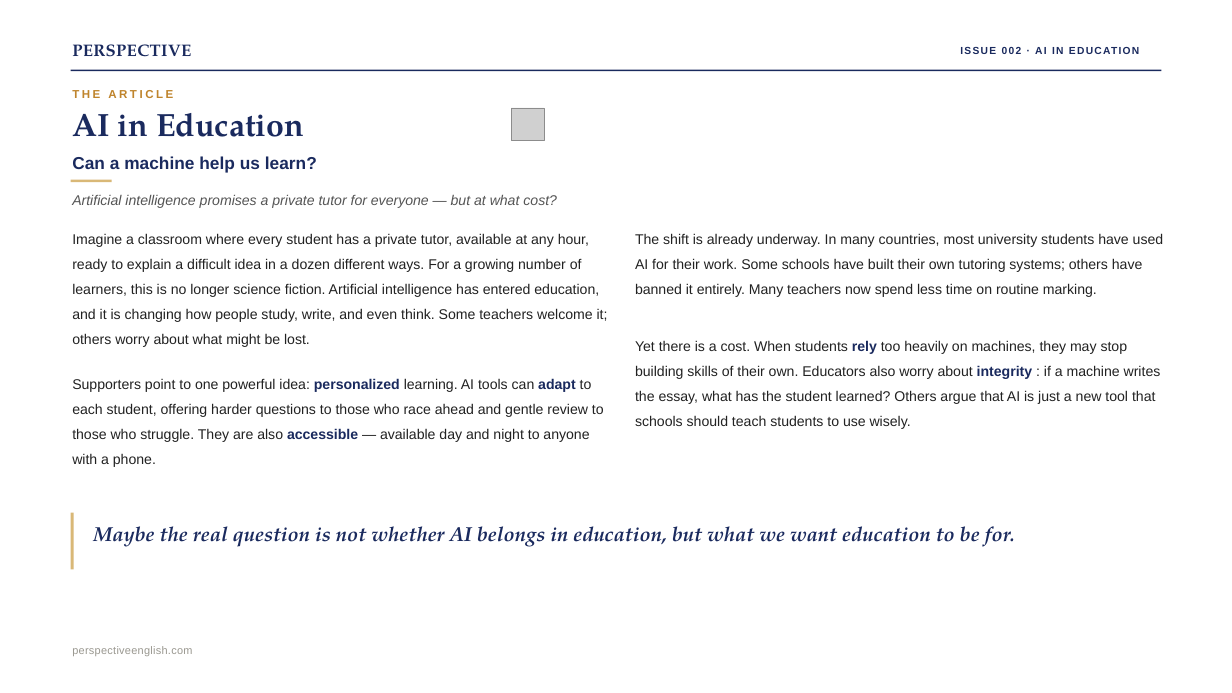
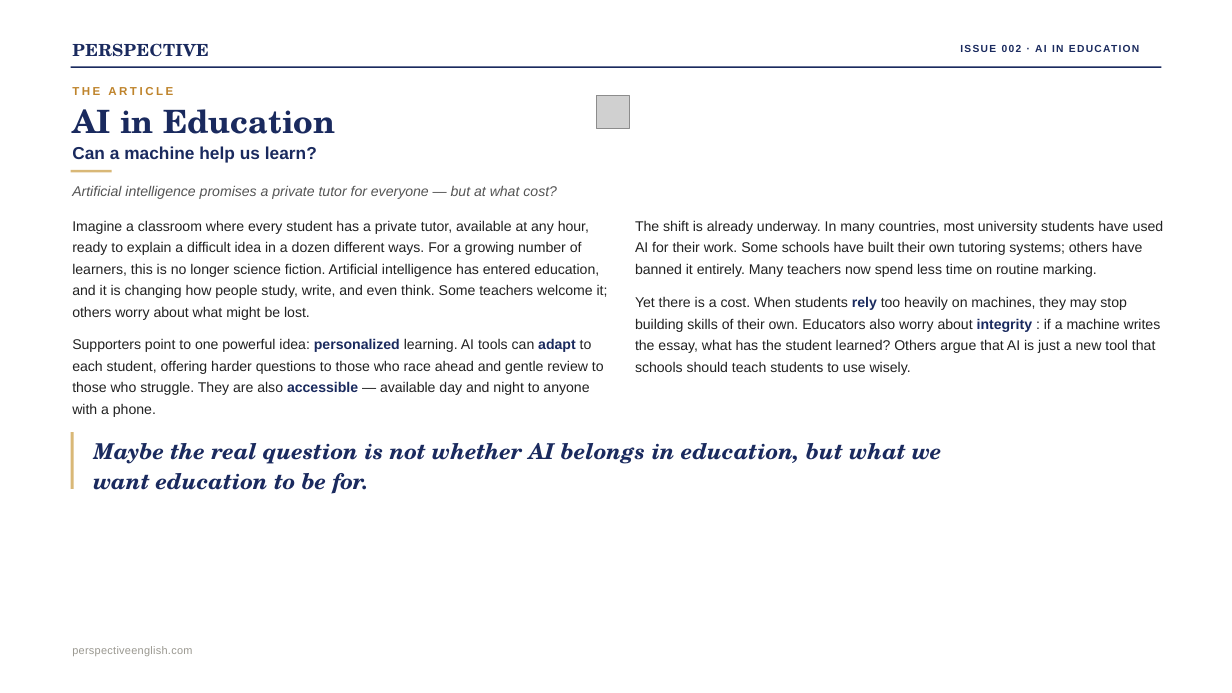
Before and after one commit to Swinka85/perspective-english, a slide deck: slide 7 of downloads/issue002-ppt.pptx. Drawn at 1232x693 pixels with LibreOffice and Linux fonts; fonts in the diff are those of the drawing; grey boxes stand for pictures. Boxes give left, top, right and bottom in pixels: in the first picture for what was removed or moved away, otherwise in the second. Text is boxed around its words. In the diff, an @@ line names an element or a change of style, - is before the commit and + after.

```diff
--- a/downloads/issue002-ppt.pptx
+++ b/downloads/issue002-ppt.pptx
@@ text "PERSPECTIVE" at bbox=[72, 43, 209, 57]: font TeX Gyre Pagella to TeX Gyre Schola @@
@@ text "AI in Education" at bbox=[72, 109, 335, 134]: font TeX Gyre Pagella to TeX Gyre Schola @@
@@ picture: place and size @@
-picture at bbox=[511, 108, 544, 140]
+picture at bbox=[596, 95, 629, 128]
@@ 4 texts, 1 rectangle: place and size @@
-4 texts, 1 rectangle at bbox=[71, 156, 1164, 347]
+4 texts, 1 rectangle at bbox=[71, 146, 1164, 320]
@@ line spacing 1.48 to 1.27 in 4 elements at bbox=[72, 220, 608, 320], bbox=[635, 220, 1164, 277], bbox=[72, 338, 604, 417], bbox=[635, 296, 1161, 375] @@
@@ text "Yet there is a cost. ...": place and size @@
-text "Yet there is a cost. ..." at bbox=[635, 340, 1161, 429]
+text "Yet there is a cost. ..." at bbox=[635, 296, 1161, 375]
@@ text "Supporters point to one powerful ...": place and size @@
-text "Supporters point to one powerful ..." at bbox=[72, 378, 604, 442]
+text "Supporters point to one powerful ..." at bbox=[72, 338, 604, 417]
@@ rectangle: place and size @@
-rectangle at bbox=[71, 513, 74, 569]
+rectangle at bbox=[71, 432, 74, 488]
@@ text "Maybe the real question is ...": place and size @@
-text "Maybe the real question is ..." at bbox=[93, 526, 1015, 547]
+text "Maybe the real question is ..." at bbox=[93, 443, 941, 494]
@@ text "Maybe the real question is ..." at bbox=[93, 443, 941, 494]: size 23.6 to 25.5 pt, font TeX Gyre Pagella to TeX Gyre Schola; line spacing 1.3 to 1.15 @@
```
Also in this commit, not shown: 14 other slides changed, 5 other files.
